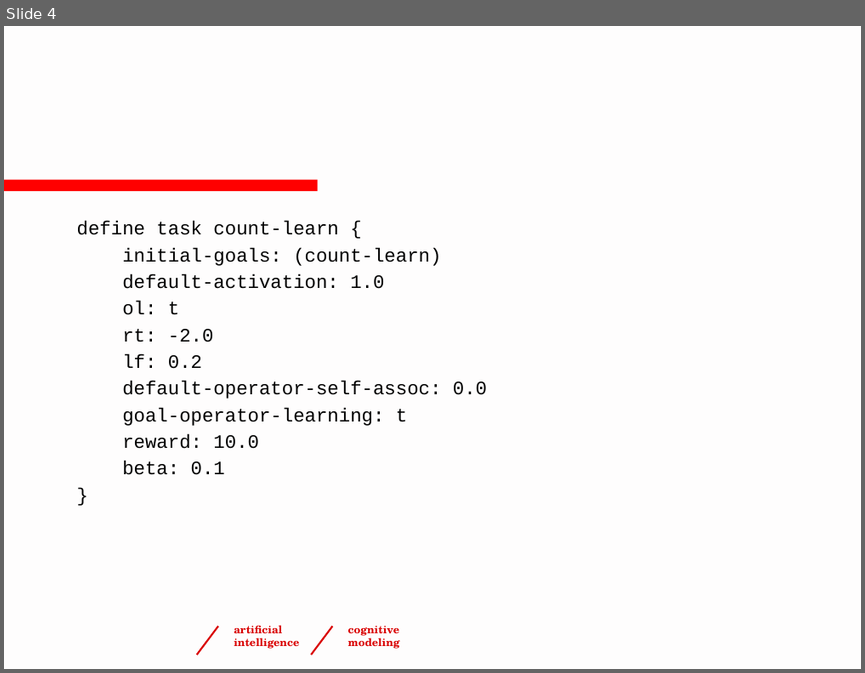
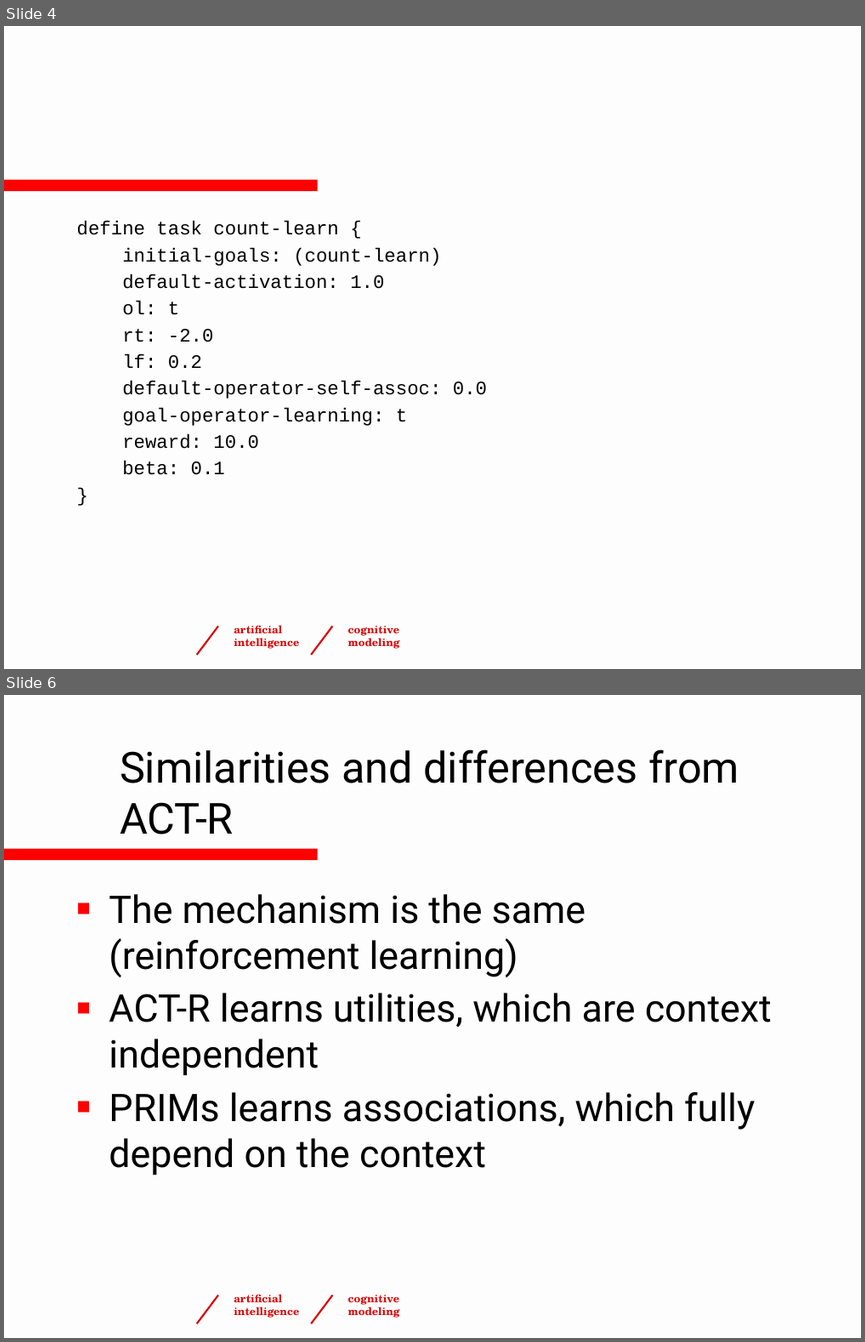
Before and after one commit to ntaatgen/PRIMs-Tutorial, a slide deck: PRIMsTutorial4.pptx. Shown one above the other, each under a label of ours: slide 4 before the commit, slides 4 and 6 after it; the slides between them are not shown. The pictures are 865x673 and 865x1342 pixels, drawn with LibreOffice and Linux fonts; fonts in the diff are those of the drawing; background and template pictures are left out. Boxes give left, top, right and bottom in pixels: in the first picture for what was removed or moved away, otherwise in the second. Text is boxed around its words. In the diff, an @@ line names an element or a change of style, - is before the commit and + after.

```diff
--- a/PRIMsTutorial4.pptx
+++ b/PRIMsTutorial4.pptx
@@ slide 6 added at bbox=[4, 695, 861, 1338], background #FEFDFD; not listed: 5 template elements that a slide beside it also shows @@
@@ title added at bbox=[120, 749, 739, 834], 36 pt, text #000000 @@
+Similarities and differences from ACT-R
@@ text added at bbox=[109, 894, 772, 1174], 32 pt, text #000000 @@
+■ The mechanism is the same (reinforcement learning)
+■ ACT-R learns utilities, which are context independent
+■ PRIMs learns associations, which fully depend on the context
```
Also in this commit, not shown: 16 slides changed, 4 other files.
